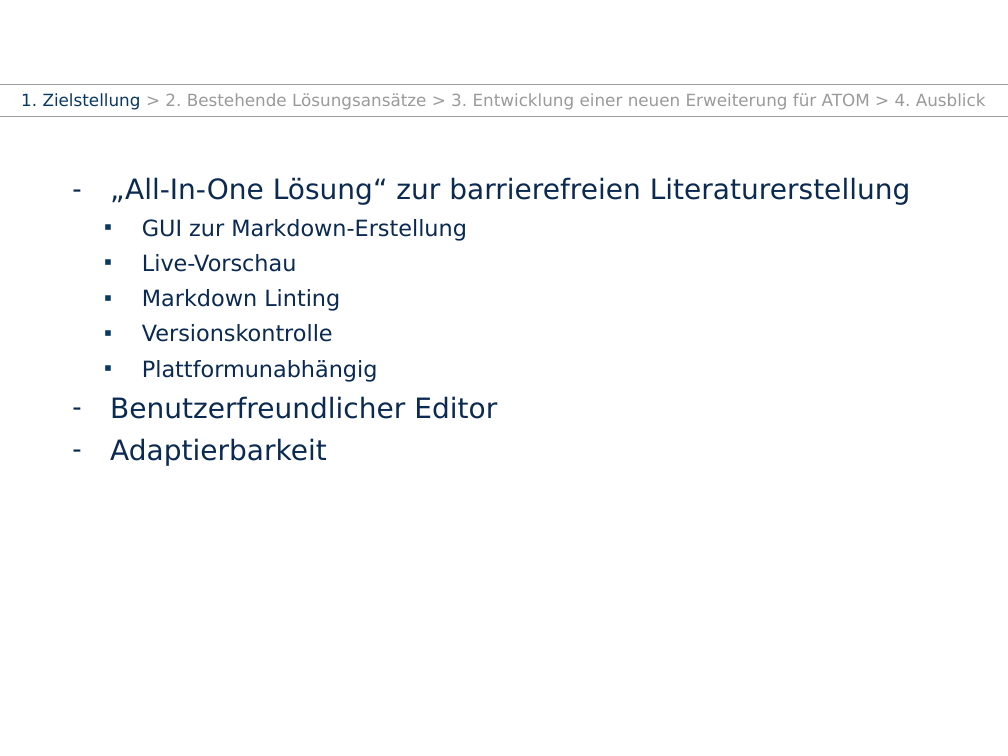
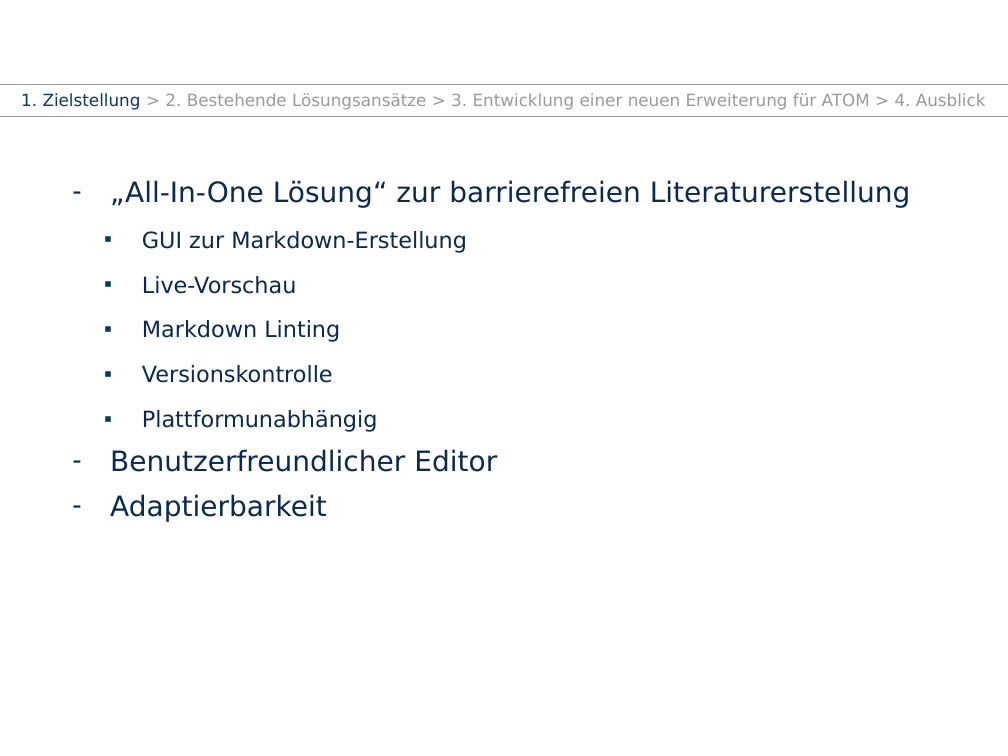
Before and after one commit to TUD-INF-IAI-MCI/agsbs_atom_package, a slide deck: slide 4 of presentation.pptx. Drawn at 1008x756 pixels with LibreOffice and Linux fonts; fonts in the diff are those of the drawing; background and template pictures are left out. Boxes give left, top, right and bottom in pixels: in the first picture for what was removed or moved away, otherwise in the second. Text is boxed around its words. In the diff, an @@ line names an element or a change of style, - is before the commit and + after.

```diff
--- a/presentation.pptx
+++ b/presentation.pptx
@@ text "„All-In-One Lösung“ zur barrierefreien Literaturerstellung" at (110, 180, 911, 522): line spacing 1 to 26pt @@
```
Also in this commit, not shown: 5 other slides changed, 4 slides added, 1 other file.
